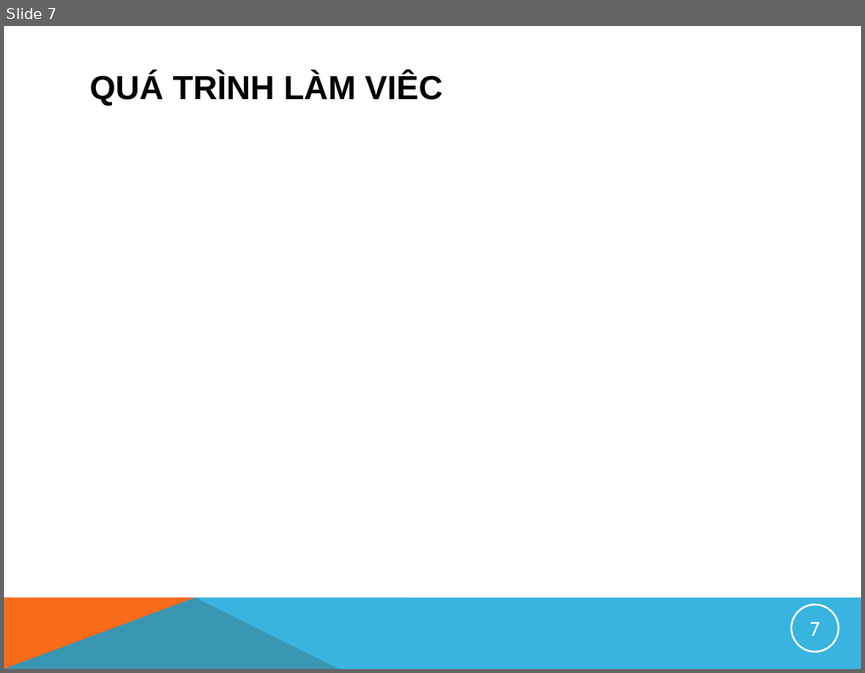
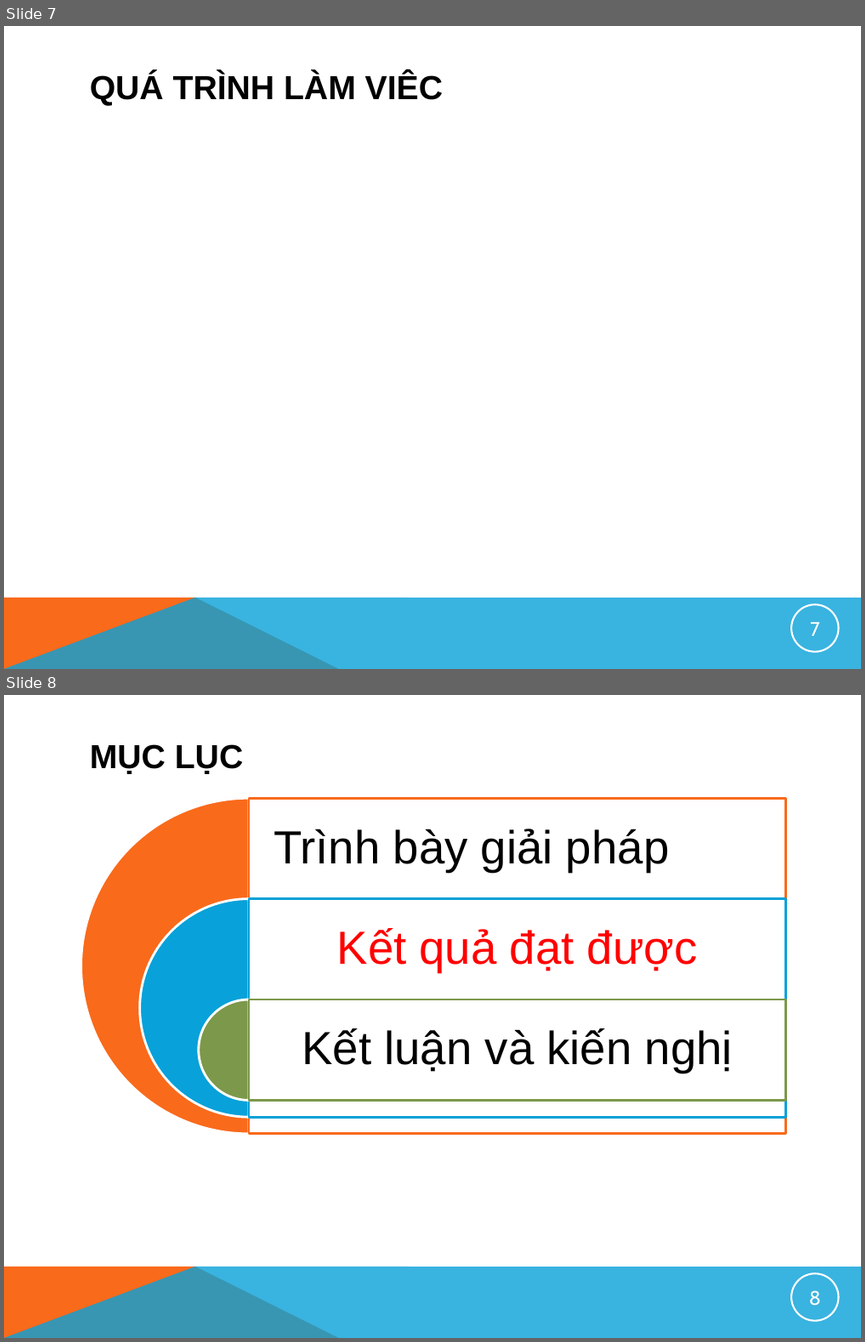
Before and after one commit to HoshikiShiro/Nhom4, a slide deck: Nhom4.pptx. Shown one above the other, each under a label of ours: slide 7 before the commit, slides 7 and 8 after it. The pictures are 865x673 and 865x1342 pixels, drawn with LibreOffice and Linux fonts; fonts in the diff are those of the drawing; background and template pictures are left out. Boxes give left, top, right and bottom in pixels: in the first picture for what was removed or moved away, otherwise in the second. Text is boxed around its words. In the diff, an @@ line names an element or a change of style, - is before the commit and + after.

```diff
--- a/Nhom4.pptx
+++ b/Nhom4.pptx
@@ slide 8 added at <box>4,695,861,1338</box>, background picture (left out); not listed: 2 template elements that a slide beside it also shows @@
@@ title added at <box>81,729,785,781</box>, fill #FFFFFF, outline #F96A1B 2 pt, 28 pt, text #000000, bold @@
+MỤC LỤC
@@ group added at <box>81,798,786,1133</box>: 3 pie slice (boxed as its full ellipse)s, 3 rectangles, 3 texts @@
+Trình bày giải pháp
+Kết quả đạt được
+Kết luận và kiến nghị
@@ page number added at <box>791,1273,839,1321</box>, outline #FFFFFF 1.5 pt, 16.5 pt, text #FFFFFF @@
+8
```
Also in this commit, not shown: 3 slides changed, 9 other slides added.
